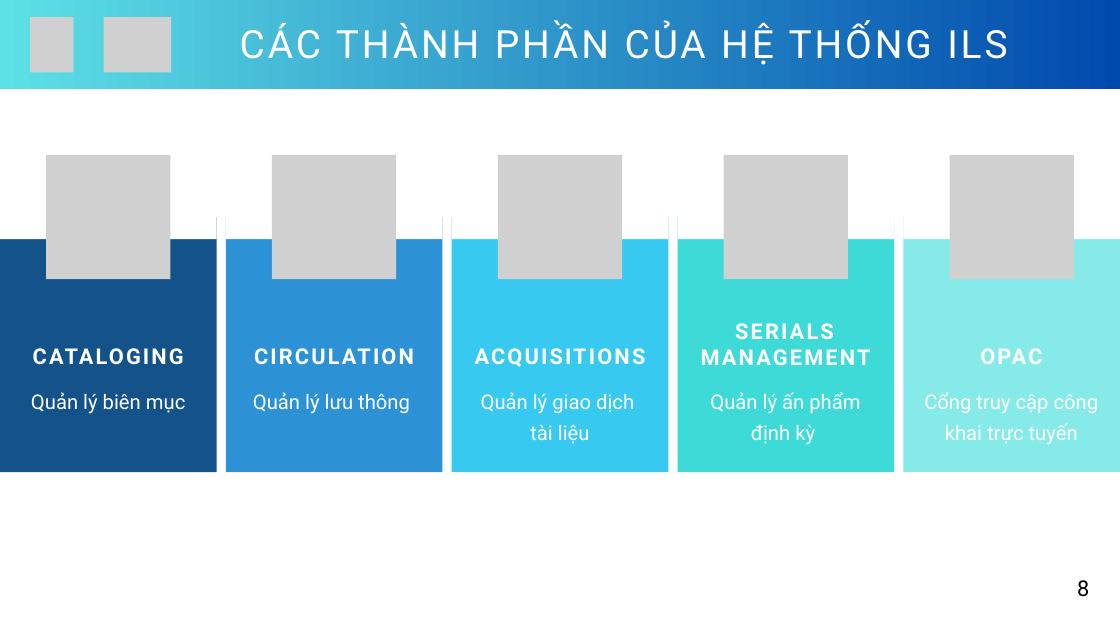
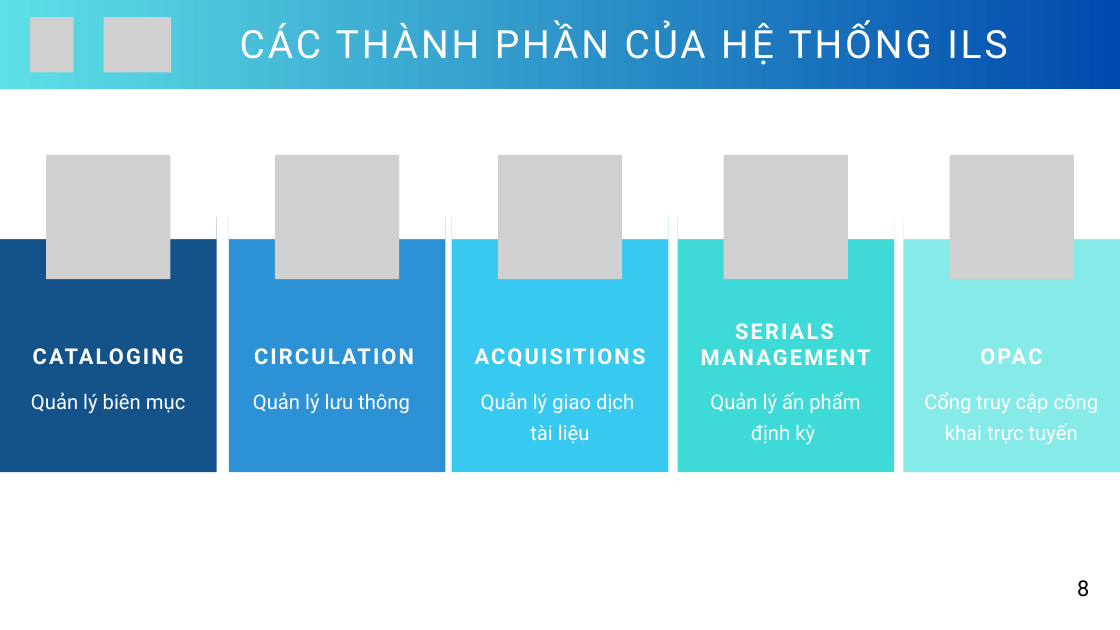
Before and after one commit to hcmute-library/HCMUTE-Library-System, a slide deck: slide 11 of Report/Slide thuyết trình Khóa Luận Tốt Nghiệp - Hệ Thống Thư Viện.pptx. Drawn at 1120x630 pixels with LibreOffice and Linux fonts; fonts in the diff are those of the drawing; grey boxes stand for pictures. Boxes give left, top, right and bottom in pixels: in the first picture for what was removed or moved away, otherwise in the second. Text is boxed around its words. In the diff, an @@ line names an element or a change of style, - is before the commit and + after.

Commit message:
update

```diff
--- a/Report/Slide thuyết trình Khóa Luận Tốt Nghiệp - Hệ Thống Thư Viện.pptx
+++ b/Report/Slide thuyết trình Khóa Luận Tốt Nghiệp - Hệ Thống Thư Viện.pptx
@@ rectangle: place and size @@
-rectangle at [226,135,442,239]
+rectangle at [229,135,446,239]
@@ picture at [275,155,399,279]: outline redrawn @@
@@ rectangle: place and size @@
-rectangle at [226,217,442,472]
+rectangle at [229,217,446,472]
```
Also in this commit, not shown: 2 other slides changed.
